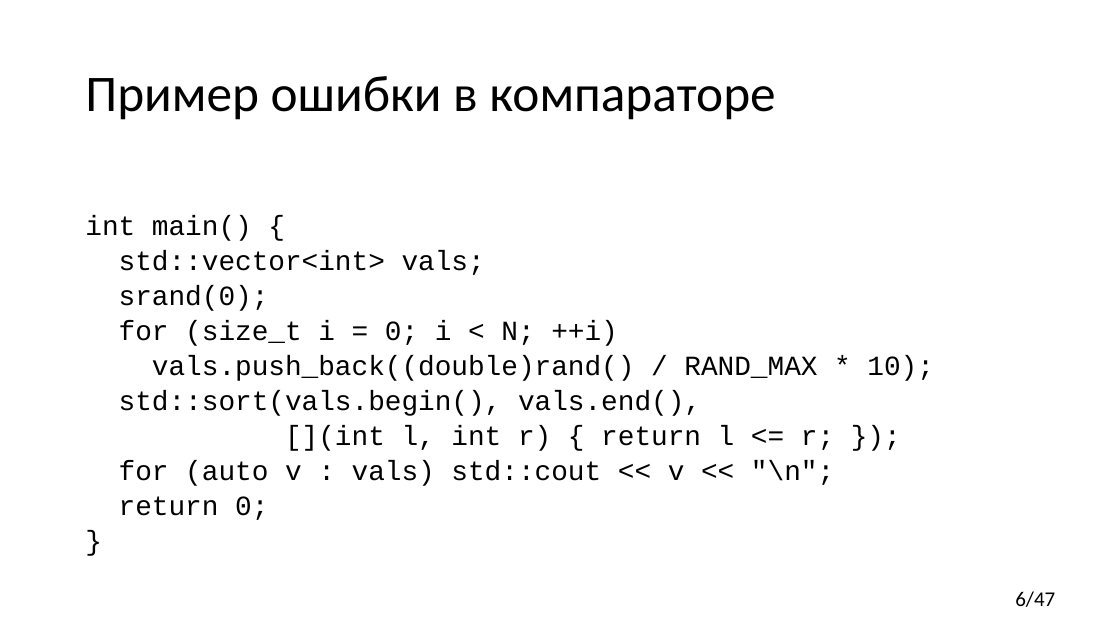
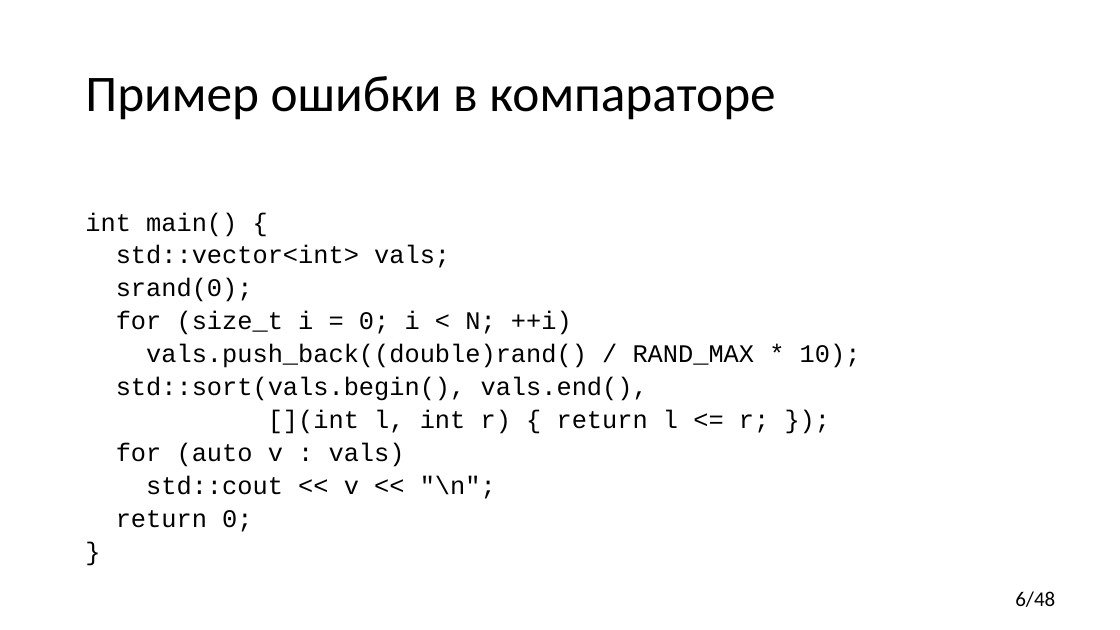
Before and after one commit to yugr/CppRussia, a slide deck: slide 6 of 2023/RU.pptx. Drawn at 1120x630 pixels with LibreOffice and Linux fonts; fonts in the diff are those of the drawing. Boxes give left, top, right and bottom in pixels: in the first picture for what was removed or moved away, otherwise in the second. Text is boxed around its words. In the diff, an @@ line names an element or a change of style, - is before the commit and + after.

```diff
--- a/2023/RU.pptx
+++ b/2023/RU.pptx
@@ text at (x1=85, y1=212, x2=861, y2=532): size 23.8 to 21.7 pt in "int main() {", "std::vector<int> vals;", "srand(0);", "for (size_t i = 0; i < ..." and 5 more places @@
@@ text at (x1=116, y1=442, x2=496, y2=499): text changed; size 23.8 to 21.7 pt @@
-for (auto v : vals) std::cout << v << "\n";
+for (auto v : vals)
+std::cout << v << "\n";
@@ page number at (x1=1015, y1=591, x2=1055, y2=607): text changed @@
-6/47
+6/48
```
Also in this commit, not shown: 7 other slides changed.
